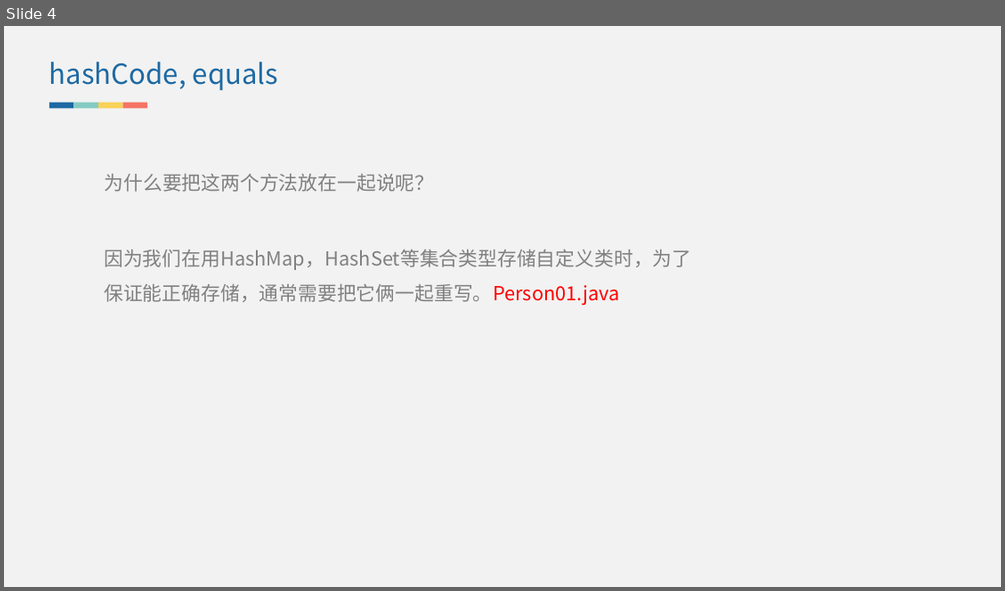
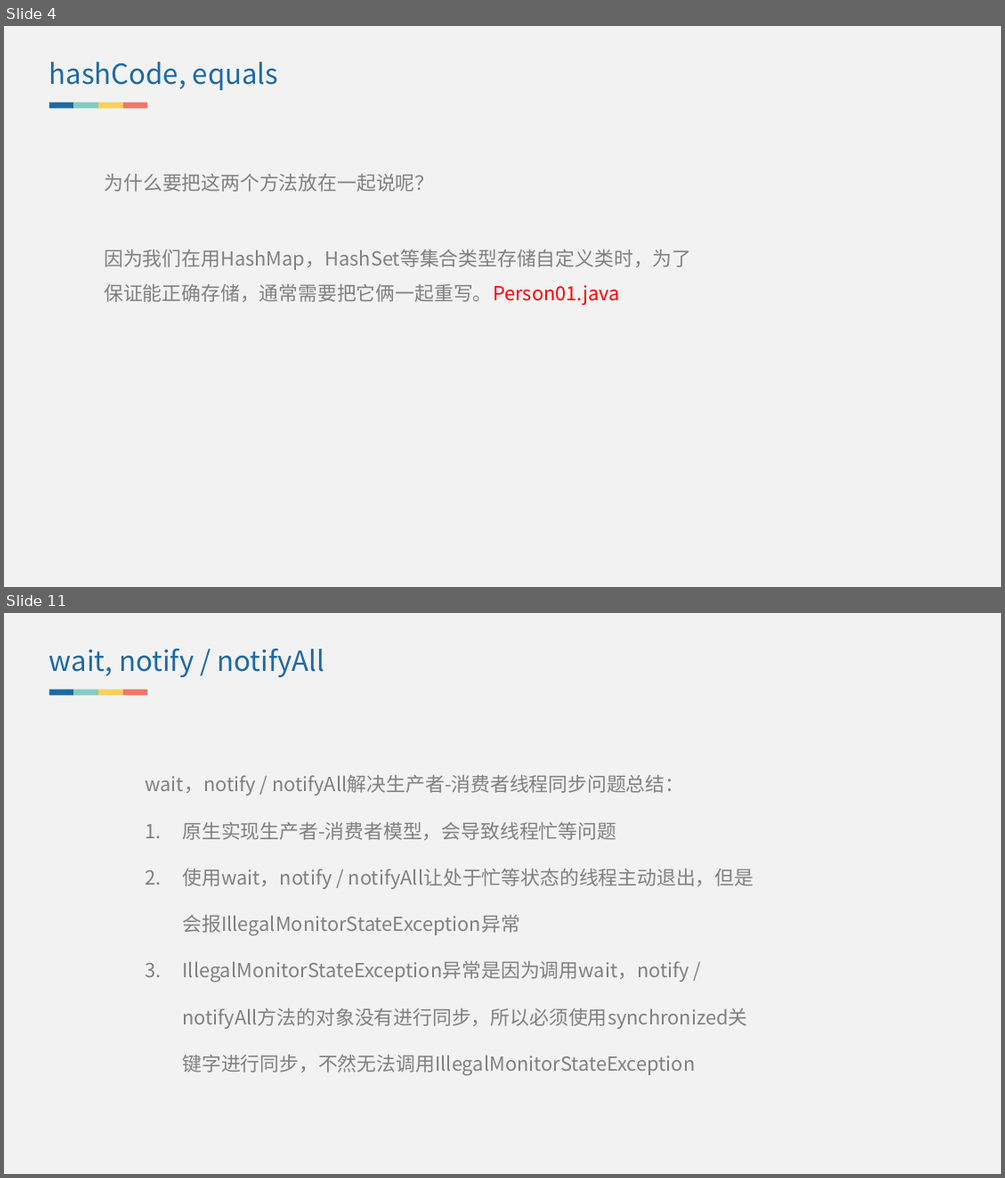
Before and after one commit to lvjiuluan/idea-projects, a slide deck: presentation/介绍一下 Object 常见方法？/介绍一下 Object 常见方法？.pptx. Shown one above the other, each under a label of ours: slide 4 before the commit, slides 4 and 11 after it; the slides between them are not shown. The pictures are 1005x591 and 1005x1178 pixels, drawn with LibreOffice and Linux fonts; fonts in the diff are those of the drawing. Boxes give left, top, right and bottom in pixels: in the first picture for what was removed or moved away, otherwise in the second. Text is boxed around its words. In the diff, an @@ line names an element or a change of style, - is before the commit and + after.

```diff
--- a/presentation/介绍一下 Object 常见方法？/介绍一下 Object 常见方法？.pptx
+++ b/presentation/介绍一下 Object 常见方法？/介绍一下 Object 常见方法？.pptx
@@ slide 11 added at <box>4,613,1001,1174</box>, background #F2F2F2 @@
@@ text added at <box>49,649,324,678</box>, 20 pt, text #1D69A3 @@
+wait, notify / notifyAll
@@ group added at <box>50,690,147,696</box>: 4 rectangles @@
@@ text added at <box>145,775,754,1076</box>, 14 pt, text #808080 @@
+wait，notify / notifyAll解决生产者-消费者线程同步问题总结：
+1. 原生实现生产者-消费者模型，会导致线程忙等问题
+2. 使用wait，notify / notifyAll让处于忙等状态的线程主动退出，但是会报IllegalMonitorStateException异常
+3. IllegalMonitorStateException异常是因为调用wait，notify / notifyAll方法的对象没有进行同步，所以必须使用synchronized关键字进行同步，不然无法调用IllegalMonitorStateException
```
Also in this commit, not shown: 1 slide changed, 6 other slides added, 5 other files.
